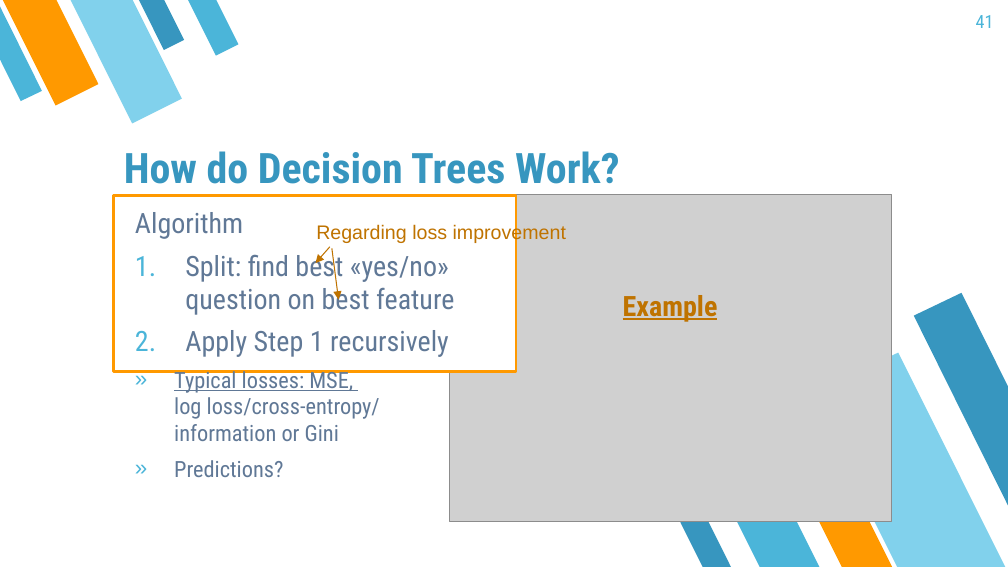
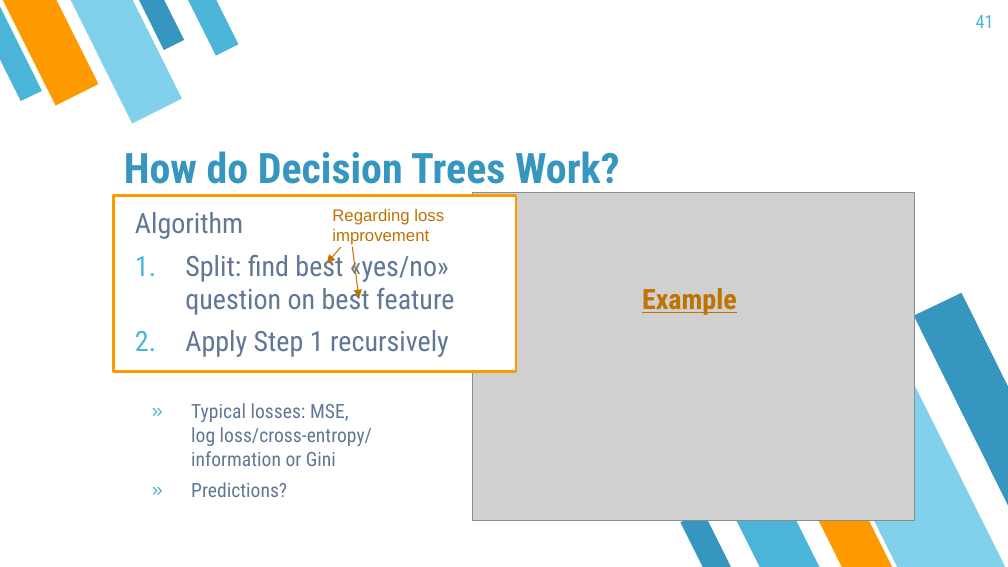
Before and after one commit to mayer79/ml_lecture, a slide deck: slide 41 of slides/ML_Lecture.pptx. Drawn at 1008x567 pixels with LibreOffice and Linux fonts; fonts in the diff are those of the drawing; grey boxes stand for pictures. Boxes give left, top, right and bottom in pixels: in the first picture for what was removed or moved away, otherwise in the second. Text is boxed around its words. In the diff, an @@ line names an element or a change of style, - is before the commit and + after.

Commit message:
review of Chapter 1 and solving problem with font in ppt

```diff
--- a/slides/ML_Lecture.pptx
+++ b/slides/ML_Lecture.pptx
@@ text "Regarding loss improvement": place and size @@
-text "Regarding loss improvement" at <box>316,224,566,244</box>
+text "Regarding loss improvement" at <box>332,209,444,245</box>
@@ text "Regarding loss improvement" at <box>332,209,444,245</box>: size 14 to 12 pt @@
@@ picture: place and size @@
-picture at <box>450,195,892,522</box>
+picture at <box>472,193,914,520</box>
@@ arrow moved from (330, 247) - (316, 263) to (341, 247) - (327, 263) @@
@@ arrow moved from (332, 248) - (339, 299) to (352, 247) - (359, 298) @@
@@ text "Example": place and size @@
-text "Example" at <box>623,295,718,322</box>
+text "Example" at <box>642,288,737,315</box>
@@ text at <box>174,370,380,477</box>: paragraphs removed @@
-» Typical losses: MSE,
-  log loss/cross-entropy/
-  information or Gini
-» Predictions?
@@ text added at <box>191,403,372,497</box>, 14 pt, text #607896 @@
+» Typical losses: MSE,
+  log loss/cross-entropy/
+  information or Gini
+» Predictions?
```
Also in this commit, not shown: 25 other slides changed, 2 other files.
